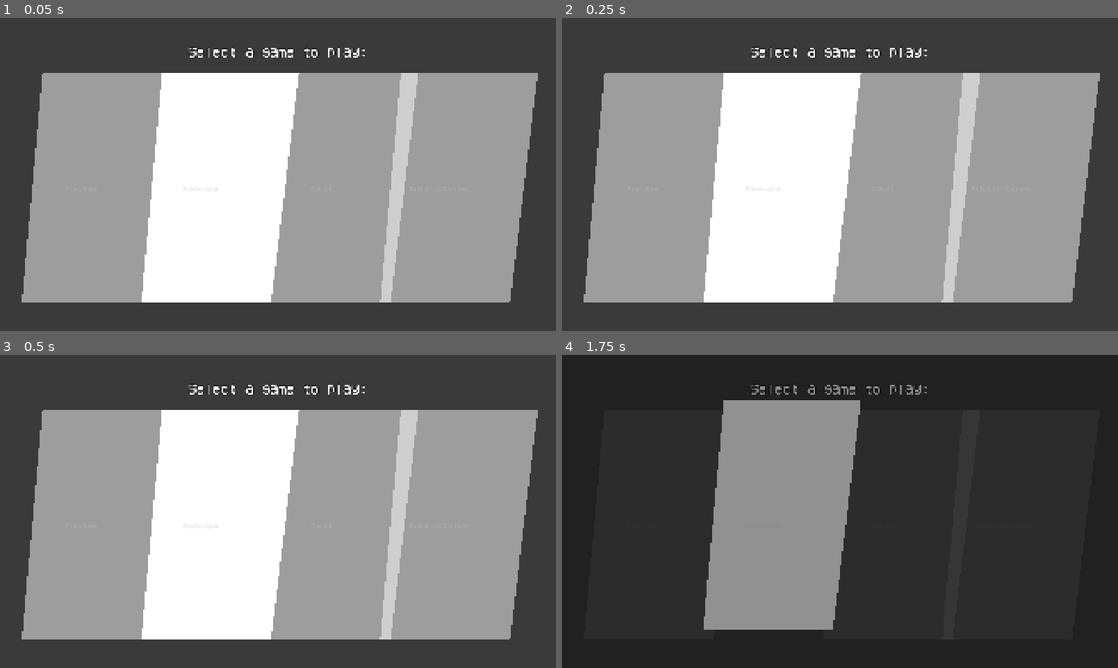
Above: before the commit, frames 1-4 (two rows, left to right).
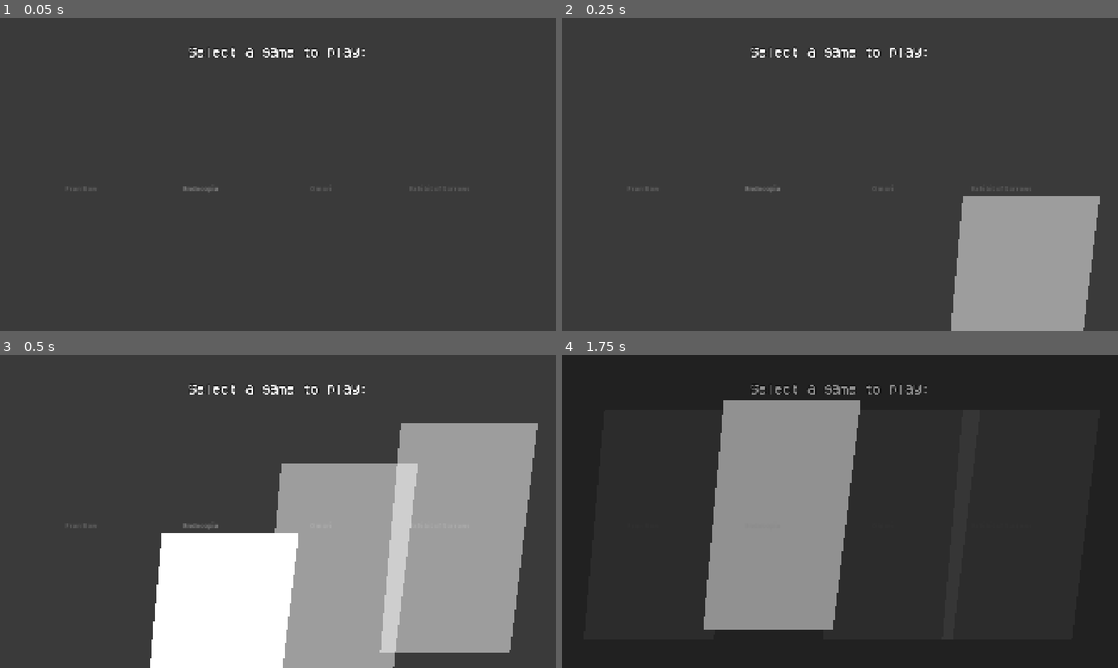
Above: after the commit, the same moments.

Repository: ThePeakersTM/FunkocopiaGodot
Game: Godot game, scene res://resources/game_selection.tscn
The game is run twice, just before and just after one commit, with the same random seed, the same clock (stepped at 60 frames per second) and the same inputs. Sound files missing from this copy of the repository are replaced by a short silence.
Inputs (mouse positions are in pixels of both pictures, inside the frame that each line leads up to):
- Up to frame 1 (0.05 s): no input
- Up to frame 2 (0.25 s): no input
- Up to frame 3 (0.5 s): no input
- Up to frame 4 (1.75 s): tap Enter at 0.5 s; move the mouse to (962, 495) at 0.52 s; press the mouse at (962, 495) at 0.53 s; hold D 0.53-1.25 s; release the mouse at (962, 495) at 1.25 s; click "Endacopia" at 1.25 s

The runs differ from the first frame. In frame 1, 65% of the frame differs, in the area x 3-97%, y 17-91%; in frame 2, 61%; in frame 3, 37%; in frame 4, nothing differs.

Commit message:
Better animation + file explorer

Diff:
--- a/resources/funkocopia/scenes/game/game_state.gd
+++ b/resources/funkocopia/scenes/game/game_state.gd
@@ -32,6 +32,7 @@
 			) as PackedScene
 		).instantiate()
 		overlay = loaded
+		overlay.name = "Overlay#" + overlay.title
 		_parsed_overlays[path] = overlay
 		camera.get_node("UI").add_child(overlay)
 	on_show_ui("overlay")
--- a/resources/funkocopia/scenes/game/overlays/calendar_overlay.tscn
+++ b/resources/funkocopia/scenes/game/overlays/calendar_overlay.tscn
@@ -13,4 +13,5 @@
 texture = SubResource("AtlasTexture_sxume")
 centered = false
 script = ExtResource("1_3qule")
+title = "Calendar"
 leave_rect = Rect2i(22, 148, 53, 60)
--- a/resources/funkocopia/scenes/game/overlays/clockey_overlay.tscn
+++ b/resources/funkocopia/scenes/game/overlays/clockey_overlay.tscn
@@ -203,6 +203,7 @@
 texture = SubResource("AtlasTexture_f6a36")
 centered = false
 script = ExtResource("2_lcmi5")
+title = "Clockey"
 leave_rect = Rect2i(320, 180, 60, 33)
 
 [node name="AnimatedSprite2D" type="AnimatedSprite2D" parent="." unique_id=312766179]
--- a/resources/funkocopia/scenes/game/overlays/computer_overlay.gd
+++ b/resources/funkocopia/scenes/game/overlays/computer_overlay.gd
@@ -1,4 +1,12 @@
 extends Overlay
+
+var folder_contents: Dictionary[String, Array] = {
+	"asfahik": [
+		"Doors.exe",
+		"RICHARD.exe"
+	],
+	"Gallery": DirAccess.get_files_at("res://assets/funkocopia/rooms/overlay/compooter/gallery")
+}
 
 @onready var on_off_button := $OnOffButton
 @onready var button_sound := $OnOffButton/Sound
@@ -12,6 +20,8 @@
 @onready var accounts := $ScreenElements/AccountsScreen/Accounts
 
 @onready var desktop_screen := $ScreenElements/DesktopScreen
+
+@onready var file_explorer := $ScreenElements/DesktopScreen/FileExplorer
 
 var did_play_button_sound := false
 
@@ -75,21 +85,25 @@
 	loading_screen.visible  = true
 	accounts_screen.visible = false
 	desktop_screen.visible  = false
+	file_explorer.visible   = false
 	accounts.play("invis")
+
+func _load_element_texture(app_name: String) -> AtlasTexture:
+	return load("res://assets/funkocopia/rooms/overlay/compooter/elements/" + app_name + ".tres")
+
+func _open_file_explorer(folder: String) -> void:
+	file_explorer.visible = true
 
 func _on_open_app(app_name: String) -> void:
 	var app_name_ext := app_name.rsplit(".")
 	var app_ext := "" if app_name_ext.size() == 1 else app_name_ext[1]
 	var app_no_ext := app_name if app_name_ext.size() == 1 else app_name_ext[0]
-	print(
-		"Opened app with name \"%s\". Extension: \"%s\", filename without extension: \"%s\"" % [
-			app_name,
-			app_ext,
-			app_no_ext
-		]
-	)
+	var is_folder := app_ext == ""
+	if is_folder:
+		_open_file_explorer(app_name)
 
 func _ready() -> void:
+	print(folder_contents["Gallery"])
 	_turn_off()
 	on_off_button.pressed.connect(func():
 		if _plug_connected():
--- a/resources/funkocopia/scenes/game/overlays/computer_overlay.tscn
+++ b/resources/funkocopia/scenes/game/overlays/computer_overlay.tscn
@@ -162,12 +162,21 @@
 atlas = ExtResource("1_5gwxl")
 region = Rect2(1, 238, 203, 154)
 
+[sub_resource type="AtlasTexture" id="AtlasTexture_p7od3"]
+atlas = ExtResource("1_5gwxl")
+region = Rect2(205, 315, 145, 110)
+
+[sub_resource type="AtlasTexture" id="AtlasTexture_vby3f"]
+atlas = ExtResource("1_5gwxl")
+region = Rect2(351, 331, 7, 90)
+
 [node name="Overlay" type="Sprite2D" unique_id=135972475]
 texture_filter = 1
 scale = Vector2(5, 5)
 texture = SubResource("AtlasTexture_fwont")
 centered = false
 script = ExtResource("2_ucl16")
+title = "Compooter"
 leave_rect = Rect2i(328, 155, 55, 47)
 
 [node name="ComputerStart" type="AudioStreamPlayer" parent="." unique_id=1117172421]
@@ -274,3 +283,28 @@
 mouse_default_cursor_shape = 2
 action_mode = 0
 texture_normal = ExtResource("6_ucl16")
+
+[node name="FileExplorer" type="Sprite2D" parent="ScreenElements/DesktopScreen" unique_id=1887244148]
+position = Vector2(100, 75)
+texture = SubResource("AtlasTexture_p7od3")
+
+[node name="DisabledScroller" type="Sprite2D" parent="ScreenElements/DesktopScreen/FileExplorer" unique_id=2080370083]
+position = Vector2(64.5, -39)
+texture = SubResource("AtlasTexture_vby3f")
+centered = false
+
+[node name="Control" type="Control" parent="ScreenElements/DesktopScreen/FileExplorer/DisabledScroller" unique_id=1933628724]
+layout_mode = 3
+anchors_preset = 15
+anchor_right = 1.0
+anchor_bottom = 1.0
+grow_horizontal = 2
+grow_vertical = 2
+mouse_default_cursor_shape = 8
+
+[node name="CloseButton" type="TextureButton" parent="ScreenElements/DesktopScreen/FileExplorer" unique_id=2059693041]
+offset_left = 59.5
+offset_top = -55.0
+offset_right = 68.5
+offset_bottom = -44.0
+mouse_default_cursor_shape = 2
--- a/resources/funkocopia/scenes/game/overlays/overlay.gd
+++ b/resources/funkocopia/scenes/game/overlays/overlay.gd
@@ -2,6 +2,7 @@
 class_name Overlay
 
 @export var custom_id := "overlay"
+@export var title := "Overlay"
 @export var leave_rect := Rect2i(0, 0, 20, 20)
 @export var can_change_cursor := false
 
--- a/resources/funkocopia/scenes/game/overlays/tutorial_overlay.tscn
+++ b/resources/funkocopia/scenes/game/overlays/tutorial_overlay.tscn
@@ -193,6 +193,7 @@
 centered = false
 script = ExtResource("2_4lqoq")
 custom_id = "tutorial"
+title = "Tutorial"
 leave_rect = Rect2i(279, 79, 55, 47)
 can_change_cursor = true
 
--- a/resources/game_seletcion.gd
+++ b/resources/game_seletcion.gd
@@ -7,7 +7,8 @@
 
 var tweens := {}
 
-func _on_launch(after: Callable) -> void:
+func _on_launch(game: Button, after: Callable) -> void:
+	if game.disabled: return
 	fade.mouse_filter = MOUSE_FILTER_STOP
 	create_tween().tween_property(fade, "modulate", Color.WHITE, 1).finished.connect(func():
 		get_tree().create_timer(1).timeout.connect(after)
@@ -57,7 +58,22 @@
 		var base_z := games.size() - i
 		game.mouse_entered.connect(_hover.bind(game, true, base_z))
 		game.mouse_exited.connect(_hover.bind(game, false, base_z))
-		game.pressed.connect(func(): _on_launch(game_methods[i]))
+		game.pressed.connect(func(): _on_launch(game, game_methods[i]))
+		game.get_node("Polygon2D").offset.y = 600
+		game.disabled = true
+		get_tree().create_timer(base_z/8.0).timeout.connect(func():
+			var tween = create_tween()
+			tween.set_trans(Tween.TRANS_CUBIC).set_ease(Tween.EASE_OUT)
+			tween.tween_property(
+				game.get_node("Polygon2D"),
+				"offset:y",
+				0,
+				0.6
+			).finished.connect(func():
+				if game.mouse_filter == MOUSE_FILTER_STOP:
+					game.disabled = false
+			)
+		)
 
 const OVERSHOOT := 4.0  # default Godot is ~1.70158; higher = stronger
 
@@ -84,7 +100,9 @@
 	tween.tween_property(node, "modulate:a", target, ALPHA_DURATION * dist)
 	alpha_tweens[node] = tween
 
-func _hover(game: Control, up: bool, base_z: int) -> void:
+func _hover(game: Button, up: bool, base_z: int) -> void:
+	if game.disabled: return
+
 	var polygon: Polygon2D = game.get_node("Polygon2D")
 	if tweens.has(game) and tweens[game].is_valid():
 		tweens[game].kill()
Binary file added: assets/funkocopia/rooms/overlay/compooter/gallery/Clockey.png
Not shown, added: assets/funkocopia/rooms/overlay/compooter/gallery/Clockey.png.import
Binary file added: assets/funkocopia/rooms/overlay/compooter/gallery/FUCK.png
Not shown, added: assets/funkocopia/rooms/overlay/compooter/gallery/FUCK.png.import
Binary file added: assets/funkocopia/rooms/overlay/compooter/gallery/TIMES_OUT.png
Not shown, added: assets/funkocopia/rooms/overlay/compooter/gallery/TIMES_OUT.png.import
Binary file added: assets/funkocopia/rooms/overlay/compooter/gallery/cover.png
Not shown, added: assets/funkocopia/rooms/overlay/compooter/gallery/cover.png.import
Binary file added: assets/funkocopia/rooms/overlay/compooter/gallery/dont.png
Not shown, added: assets/funkocopia/rooms/overlay/compooter/gallery/dont.png.import
Binary file added: assets/funkocopia/rooms/overlay/compooter/gallery/gf.png
Not shown, added: assets/funkocopia/rooms/overlay/compooter/gallery/gf.png.import
(and 4 more such lines)
